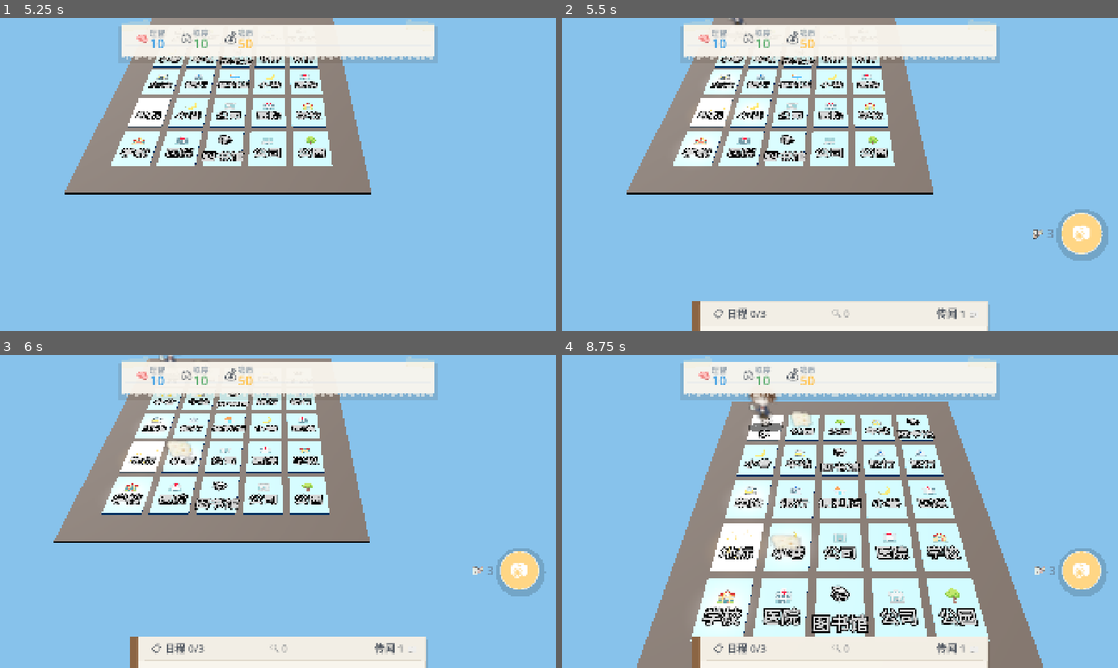
Above: before the commit, frames 1-4 (two rows, left to right).
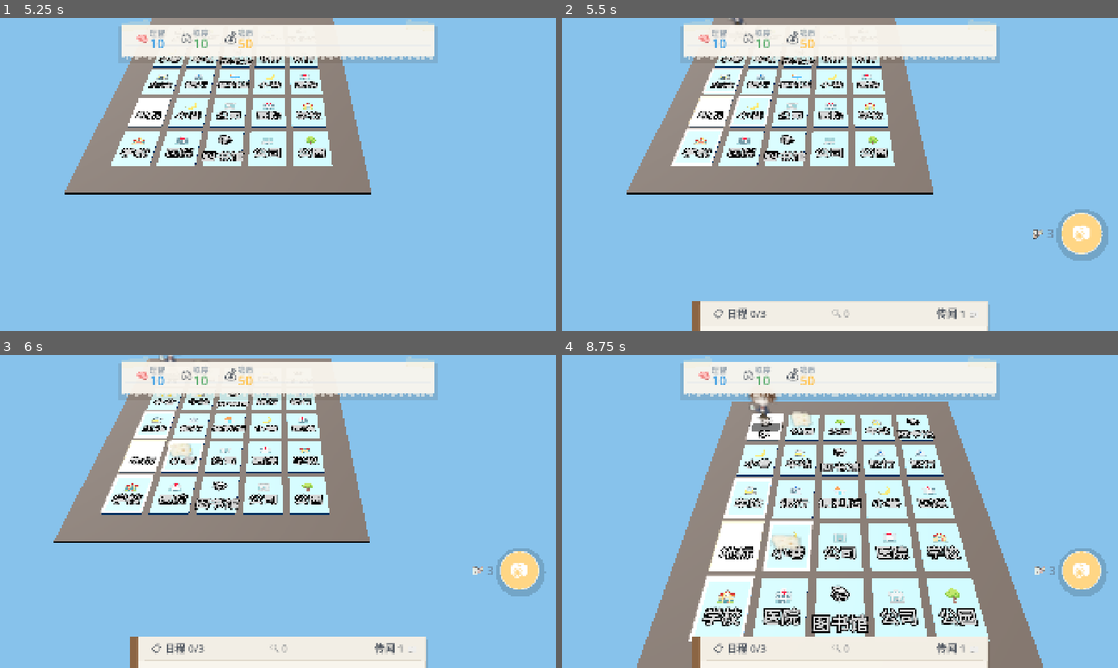
Above: after the commit, the same moments.

Repository: SnowWindSaveYou/project_dark_city
Game: Godot game, scene res://scenes/main.tscn
Two runs of this game, one before a commit and one after it. Both use one fixed random seed, a clock stepped at 60 frames per second and the inputs below.
Inputs (mouse positions are in pixels of both pictures, inside the frame that each line leads up to):
- Up to frame 1 (5.25 s): tap Enter at 0.5, 2.1, 3.6, 5.1 s; drag from (278, 174) to (333, 105) at 0.52 s; tap Space at 1.25, 3.77 s; drag from (278, 174) to (250, 237) at 1.27 s; move the mouse to (333, 105) at 2.02 s; click (333, 105) at 2.17 s; drag from (250, 237) to (111, 127) at 2.77 s; move the mouse to (444, 221) at 3.52 s; click (444, 221) at 3.67 s; drag from (111, 127) to (194, 96) at 4.27 s; move the mouse to (305, 174) at 5.02 s; click (305, 174) at 5.17 s
- Up to frame 2 (5.5 s): no input
- Up to frame 3 (6 s): drag from (194, 433) to (166, 527) at 5.77 s
- Up to frame 4 (8.75 s): move the mouse to (962, 495) at 6.52 s; tap Enter at 6.6, 8.1 s; click (962, 495) at 6.67 s; tap Space at 6.77 s; drag from (728, 527) to (812, 574) at 7.27 s; move the mouse to (895, 442) at 8.02 s; click (895, 442) at 8.17 s

Frame 1 is identical in both runs. In frame 2, 0.7% of the frame differs, in the area x 19-38%, y 16-48%; in frame 3, 0.8%; in frame 4, 1.6%, in the area x 22-46%, y 18-92%.

Commit message:
Refactor board_visual, update main, add shaders

Diff:
--- a/godot/scripts/controllers/board_visual.gd
+++ b/godot/scripts/controllers/board_visual.gd
@@ -28,9 +28,17 @@
 var _card_materials: Dictionary = {}  # "row_col" -> StandardMaterial3D
 ## 共享卡牌 Mesh
 var _card_mesh: BoxMesh = null
-## 粒子材质缓存 (landmark / home 两套)
-var _particle_mat_landmark: StandardMaterial3D = null
-var _particle_mat_home: StandardMaterial3D = null
+## 光环 Shader (方形发光边框上浮特效)
+var _glow_border_shader: Shader = null
+## 光环共享 QuadMesh (与卡牌同尺寸, 水平放置)
+var _glow_quad_mesh: QuadMesh = null
+## 光环层数
+const GLOW_RING_COUNT: int = 3
+## 光环动画参数 (匹配 Lua 版: Card.lua syncNode)
+const GLOW_CYCLE: float = 4.0        # 循环周期 (秒)
+const GLOW_Y_BASE: float = 0.005     # 起始高度 (卡面上方)
+const GLOW_Y_RISE: float = 0.05      # 上浮距离
+const GLOW_SCALE_GROW: float = 0.06  # 上浮时微放大
 
 ## 侦察/揭示图标常量
 const ICON_QUAD: float = 0.18        # 图标边长 (米)
@@ -56,9 +64,11 @@
 	_card_mesh = BoxMesh.new()
 	_card_mesh.size = Vector3(Card.CARD_W, Card.CARD_THICKNESS, Card.CARD_H)
 
-	# 粒子材质 (地标: 金色, 家: 白色)
-	_particle_mat_landmark = _create_particle_material(GameTheme.glow_color)
-	_particle_mat_home = _create_particle_material(Color(0.9, 0.95, 1.0, 0.8))
+	# 光环 Shader & 共享 Mesh
+	_glow_border_shader = load("res://shaders/glow_border.gdshader")
+	_glow_quad_mesh = QuadMesh.new()
+	_glow_quad_mesh.size = Vector2(Card.CARD_W, Card.CARD_H)
+	_glow_quad_mesh.orientation = PlaneMesh.FACE_Y  # 水平放置, 面朝 +Y
 
 	# 侦察/揭示图标纹理 (预加载)
 	_tex_scouted = preload("res://assets/image/icon_scouted_v2_20260426051601.png")
@@ -166,9 +176,9 @@
 				ico_r.visible = card.revealed
 				card_node.add_child(ico_r)
 
-			# 家/地标: 创建时就挂载光环粒子 (匹配 Lua Card.createNode 行为)
+			# 家/地标: 创建时就挂载光环 (匹配 Lua Card.createNode 行为)
 			if card.should_have_glow():
-				_attach_glow_particles(card_node, card.type)
+				_attach_glow_rings(card_node, card.type)
 
 			board_layer.add_child(card_node)
 
@@ -239,15 +249,16 @@
 				var type_label: String = type_info.get("label", "")
 				label.text = icon + "\n" + type_label
 				label.modulate = Color(1, 1, 1, 0.9)
-			# 地标 / 家: 挂载粒子光晕 (尊重 safe_glow_active 开关)
+			# 地标 / 家: 挂载光环 (尊重 safe_glow_active 开关)
 			if card.type == "landmark" or card.type == "home":
-				_attach_glow_particles(card_node, card.type)
+				_attach_glow_rings(card_node, card.type)
 				_set_glow_visible(card_node, card.safe_glow_active)
 			elif card.safe_glow_active:
-				# 地标辐射区: 保留白色光晕
+				# 地标辐射区: 确保挂载光环并显示
+				_attach_glow_rings(card_node, "home")
 				_set_glow_visible(card_node, true)
 			else:
-				_remove_glow_particles(card_node)
+				_remove_glow_rings(card_node)
 	else:
 		mat.albedo_color = GameTheme.card_back
 		# 未翻开时显示地点信息
@@ -261,7 +272,7 @@
 				label.modulate = Color(1, 1, 1, 0.85)
 			# 家/地标/辐射区即使未翻开也保留光环 (匹配 Lua Card.createNode)
 			if not card.should_have_glow() and not card.safe_glow_active:
-				_remove_glow_particles(card_node)
+				_remove_glow_rings(card_node)
 
 	# 侦察/揭示图标: 只要卡牌可见就显示 (不论正反面)
 	if card_node:
@@ -1478,116 +1489,83 @@
 	pass
 
 # ---------------------------------------------------------------------------
-# 地标 / 安全区粒子特效
-# ---------------------------------------------------------------------------
-
-## 创建粒子用的不透明发光材质
-func _create_particle_material(color: Color) -> StandardMaterial3D:
-	var mat: StandardMaterial3D = StandardMaterial3D.new()
-	mat.transparency = BaseMaterial3D.TRANSPARENCY_ALPHA
-	mat.shading_mode = BaseMaterial3D.SHADING_MODE_UNSHADED
-	mat.albedo_color = color
-	mat.vertex_color_use_as_albedo = true
-	mat.billboard_mode = BaseMaterial3D.BILLBOARD_ENABLED
-	mat.no_depth_test = false
-	mat.render_priority = 2
+# 地标 / 安全区: 方形发光边框上浮特效 (匹配 Lua 版 Card.attachGlowRings)
+# ---------------------------------------------------------------------------
+
+## 为卡牌创建光环 ShaderMaterial (每层独立实例, 便于独立设 alpha)
+func _create_glow_ring_material(color: Color) -> ShaderMaterial:
+	var mat: ShaderMaterial = ShaderMaterial.new()
+	mat.shader = _glow_border_shader
+	mat.set_shader_parameter("border_color", color)
+	mat.set_shader_parameter("border_width", 0.06)
+	mat.set_shader_parameter("glow_spread", 0.08)
+	mat.render_priority = 100
 	return mat
 
-## 为指定卡牌挂载粒子特效 (landmark=金色光辉, home=白色光辉)
-func _attach_glow_particles(card_node: MeshInstance3D, card_type: String) -> void:
-	# 已有粒子则跳过
-	if card_node.get_node_or_null("GlowParticles"):
-		return
-
-	var particles: GPUParticles3D = GPUParticles3D.new()
-	particles.name = "GlowParticles"
-	particles.emitting = false  # 默认关闭, 由 show_safe_glows() 显式激活
-	particles.amount = 12
-	particles.lifetime = 1.8
-	particles.explosiveness = 0.0
-	particles.randomness = 0.3
-	particles.visibility_aabb = AABB(Vector3(-0.5, -0.1, -0.6), Vector3(1.0, 0.8, 1.2))
-	# 粒子从卡牌表面上方发射
-	particles.position = Vector3(0, Card.CARD_THICKNESS / 2.0 + 0.02, 0)
-
-	# 粒子材质
+## 为指定卡牌挂载 3 层方形发光边框 (landmark=金色, home=白色)
+func _attach_glow_rings(card_node: MeshInstance3D, card_type: String) -> void:
+	# 已有光环则跳过
+	if card_node.get_node_or_null("GlowRing_1"):
+		return
+
+	var base_color: Color
 	if card_type == "landmark":
-		particles.draw_pass_1 = _make_particle_quad_mesh(0.03)
-		particles.material_override = _particle_mat_landmark
+		base_color = Color(1.0, 0.85, 0.4, 1.0)   # 暖金色
 	else:
-		particles.draw_pass_1 = _make_particle_quad_mesh(0.025)
-		particles.material_override = _particle_mat_home
-
-	# 粒子行为 (ProcessMaterial)
-	var proc: ParticleProcessMaterial = ParticleProcessMaterial.new()
-	proc.direction = Vector3(0, 1, 0)
-	proc.spread = 25.0
-	proc.initial_velocity_min = 0.05
-	proc.initial_velocity_max = 0.15
-	proc.gravity = Vector3(0, 0.02, 0)  # 微弱上升力
-
-	# 发射范围: 卡牌表面区域
-	proc.emission_shape = ParticleProcessMaterial.EMISSION_SHAPE_BOX
-	proc.emission_box_extents = Vector3(Card.CARD_W * 0.35, 0.01, Card.CARD_H * 0.35)
-
-	# 缩放动画: 从小到大再消失
-	proc.scale_min = 0.6
-	proc.scale_max = 1.2
-	var scale_curve: CurveTexture = CurveTexture.new()
-	var curve: Curve = Curve.new()
-	curve.add_point(Vector2(0.0, 0.0))
-	curve.add_point(Vector2(0.15, 1.0))
-	curve.add_point(Vector2(0.7, 0.8))
-	curve.add_point(Vector2(1.0, 0.0))
-	scale_curve.curve = curve
-	proc.scale_curve = scale_curve
-
-	# 颜色渐变: 从亮到透明
-	var color_ramp: GradientTexture1D = GradientTexture1D.new()
-	var gradient: Gradient = Gradient.new()
-	if card_type == "landmark":
-		gradient.set_color(0, Color(1.0, 0.88, 0.4, 0.9))   # 起始: 暖金色
-		gradient.set_color(1, Color(1.0, 0.7, 0.2, 0.0))     # 结束: 淡出
-	else:
-		gradient.set_color(0, Color(1.0, 1.0, 1.0, 0.7))     # 起始: 柔白
-		gradient.set_color(1, Color(0.85, 0.9, 1.0, 0.0))    # 结束: 淡蓝消失
-	color_ramp.gradient = gradient
-	proc.color_ramp = color_ramp
-
-	particles.process_material = proc
-	card_node.add_child(particles)
-
-	# 同时添加一个柔和的 OmniLight3D 光源
-	var light: OmniLight3D = OmniLight3D.new()
-	light.name = "GlowLight"
-	light.position = Vector3(0, 0.15, 0)
-	light.omni_range = 0.6
-	light.light_energy = 0.0  # 默认关闭, 由 show_safe_glows() 显式激活
-	if card_type == "landmark":
-		light.light_color = Color(1.0, 0.85, 0.4)
-	else:
-		light.light_color = Color(0.9, 0.95, 1.0)
-	light.omni_attenuation = 1.5
-	light.shadow_enabled = false
-	card_node.add_child(light)
-
-## 移除卡牌上的粒子特效
-func _remove_glow_particles(card_node: MeshInstance3D) -> void:
-	var particles: Node = card_node.get_node_or_null("GlowParticles")
-	if particles:
-		particles.queue_free()
-	var light: Node = card_node.get_node_or_null("GlowLight")
-	if light:
-		light.queue_free()
-
-## 设置单张卡牌光晕可见性
+		base_color = Color(0.9, 0.95, 1.0, 1.0)    # 柔白色
+
+	for i in range(1, GLOW_RING_COUNT + 1):
+		var ring: MeshInstance3D = MeshInstance3D.new()
+		ring.name = "GlowRing_%d" % i
+		ring.mesh = _glow_quad_mesh
+		ring.material_override = _create_glow_ring_material(base_color)
+		ring.position = Vector3(0, GLOW_Y_BASE, 0)
+		ring.cast_shadow = GeometryInstance3D.SHADOW_CASTING_SETTING_OFF
+		ring.visible = false  # 默认隐藏, 由 show_safe_glows() 激活
+		card_node.add_child(ring)
+
+## 移除卡牌上的光环层
+func _remove_glow_rings(card_node: MeshInstance3D) -> void:
+	for i in range(1, GLOW_RING_COUNT + 1):
+		var ring: Node = card_node.get_node_or_null("GlowRing_%d" % i)
+		if ring:
+			ring.queue_free()
+
+## 设置单张卡牌光晕可见性 (显示/隐藏所有光环层)
 func _set_glow_visible(card_node: MeshInstance3D, visible: bool) -> void:
-	var particles: GPUParticles3D = card_node.get_node_or_null("GlowParticles") as GPUParticles3D
-	if particles:
-		particles.emitting = visible
-	var light: OmniLight3D = card_node.get_node_or_null("GlowLight") as OmniLight3D
-	if light:
-		light.light_energy = 0.4 if visible else 0.0
+	for i in range(1, GLOW_RING_COUNT + 1):
+		var ring: MeshInstance3D = card_node.get_node_or_null("GlowRing_%d" % i) as MeshInstance3D
+		if ring:
+			ring.visible = visible
+
+## 每帧更新所有激活光环的上浮/淡出/放大动画 (由 main._process 调用)
+func update_glow_rings(game_time: float) -> void:
+	for r in range(1, Board.ROWS + 1):
+		for c in range(1, Board.COLS + 1):
+			var card: Card = m.board.get_card(r, c)
+			if card == null or not card.safe_glow_active:
+				continue
+			var card_node: MeshInstance3D = get_card_node(r, c)
+			if card_node == null:
+				continue
+			for i in range(1, GLOW_RING_COUNT + 1):
+				var ring: MeshInstance3D = card_node.get_node_or_null("GlowRing_%d" % i) as MeshInstance3D
+				if ring == null or ring.material_override == null:
+					continue
+				# 交错相位: 每层偏移 1/RING_COUNT 个周期 (匹配 Lua)
+				var phase: float = fmod(game_time / GLOW_CYCLE + float(i - 1) / float(GLOW_RING_COUNT), 1.0)
+				var y: float = GLOW_Y_BASE + phase * GLOW_Y_RISE
+				# 线性衰减至全透明
+				var alpha: float = 1.0 - phase
+				var sc: float = 1.0 + phase * GLOW_SCALE_GROW
+
+				ring.position = Vector3(0, y, 0)
+				ring.scale = Vector3(sc, 1.0, sc)
+				# 更新 shader uniform 中的 alpha
+				var mat: ShaderMaterial = ring.material_override as ShaderMaterial
+				var col: Color = mat.get_shader_parameter("border_color") as Color
+				col.a = alpha
+				mat.set_shader_parameter("border_color", col)
 
 ## 显式激活所有安全区光晕: home/landmark + 地标辐射区 (发牌完成后调用)
 func show_safe_glows() -> void:
@@ -1603,8 +1581,8 @@
 				continue
 			var card_node: MeshInstance3D = get_card_node(r, c)
 			if card_node:
-				# 辐射区卡牌也挂载粒子 (白色光晕, 与 home 相同)
-				_attach_glow_particles(card_node, "home")
+				# 辐射区卡牌也挂载光环 (白色, 与 home 相同)
+				_attach_glow_rings(card_node, "home")
 				_set_glow_visible(card_node, true)
 			card.show_safe_glow()
 
@@ -1619,12 +1597,6 @@
 			var card_node: MeshInstance3D = get_card_node(r, c)
 			if card_node:
 				_set_glow_visible(card_node, false)
-
-## 创建粒子用的微型四边形 Mesh
-func _make_particle_quad_mesh(size: float) -> QuadMesh:
-	var quad: QuadMesh = QuadMesh.new()
-	quad.size = Vector2(size, size)
-	return quad
 
 # ---------------------------------------------------------------------------
 # 点击检测 (3D raycast → Y=0 平面)
--- a/godot/scripts/main.gd
+++ b/godot/scripts/main.gd
@@ -608,6 +608,9 @@
 	# Token
 	token.update(dt)
 	board_visual.update_token_visual()
+
+	# 安全区光环上浮动画
+	board_visual.update_glow_rings(game_time)
 
 	# 地图道具浮动动画
 	board_visual.update_item_visuals(game_time)
--- /dev/null
+++ b/godot/shaders/glow_border.gdshader
@@ -0,0 +1,34 @@
+shader_type spatial;
+render_mode unshaded, blend_add, depth_draw_never, cull_disabled;
+
+// 边框颜色 & 整体透明度 (由脚本每帧设置 alpha)
+uniform vec4 border_color : source_color = vec4(1.0, 1.0, 1.0, 1.0);
+// 边框粗细 (UV 空间, 0.0~0.5)
+uniform float border_width : hint_range(0.0, 0.2) = 0.06;
+// 外发光扩散宽度 (UV 空间)
+uniform float glow_spread : hint_range(0.0, 0.3) = 0.08;
+
+void fragment() {
+	vec2 uv = UV;
+	// 到四条边的距离 (UV 空间)
+	float d_left   = uv.x;
+	float d_right  = 1.0 - uv.x;
+	float d_top    = uv.y;
+	float d_bottom = 1.0 - uv.y;
+	float d_edge   = min(min(d_left, d_right), min(d_top, d_bottom));
+
+	// 内层实线边框
+	float inner_edge = border_width;
+	float inner = 1.0 - smoothstep(inner_edge * 0.6, inner_edge, d_edge);
+
+	// 外层辉光 (从边框向内外扩散)
+	float outer_edge = border_width + glow_spread;
+	float glow = 1.0 - smoothstep(0.0, outer_edge, d_edge);
+	glow = glow * glow;  // 平方衰减, 边缘更亮
+
+	// 合成: 内层全亮 + 外层柔光
+	float intensity = clamp(inner + glow * 0.5, 0.0, 1.0);
+
+	ALBEDO = border_color.rgb * intensity;
+	ALPHA = intensity * border_color.a;
+}
